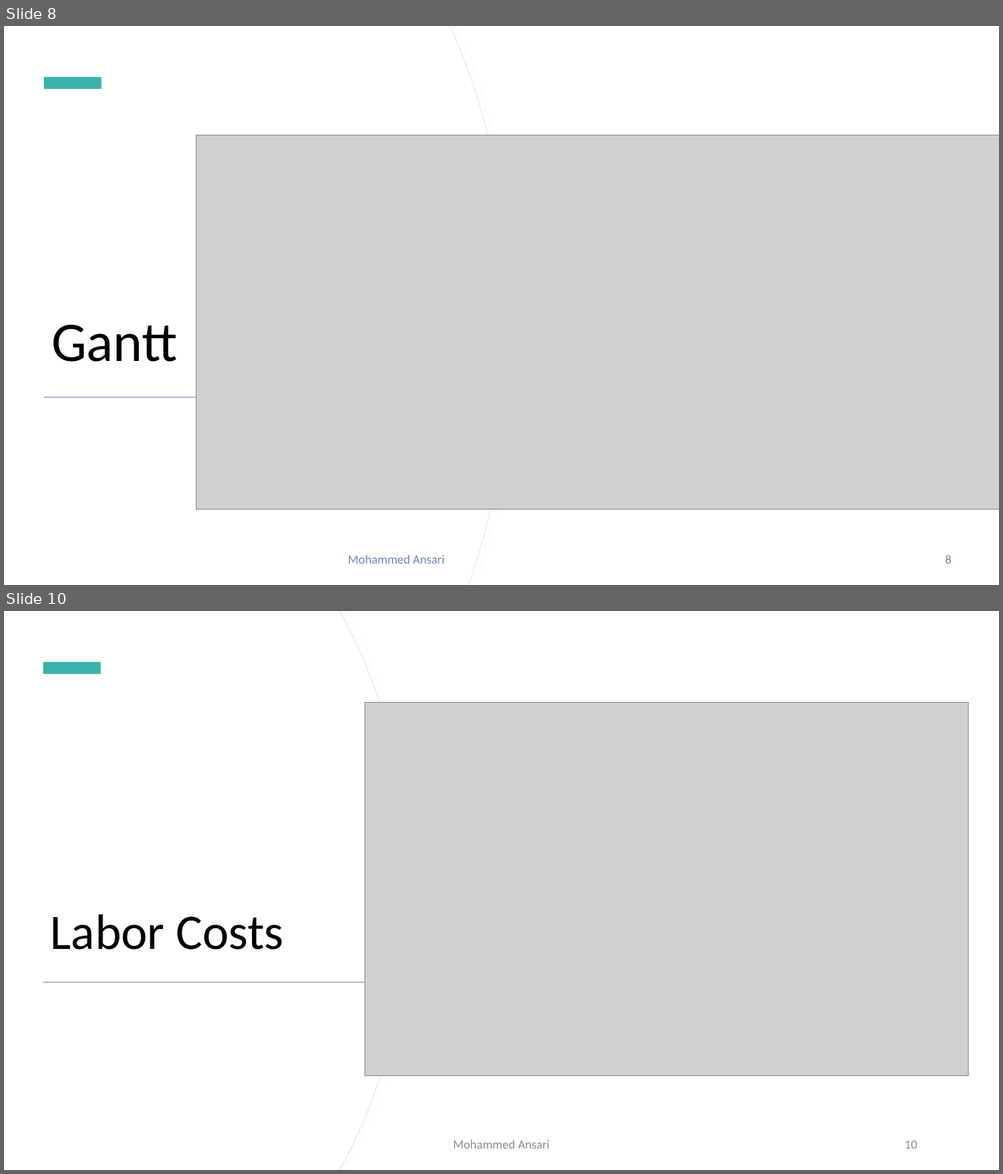
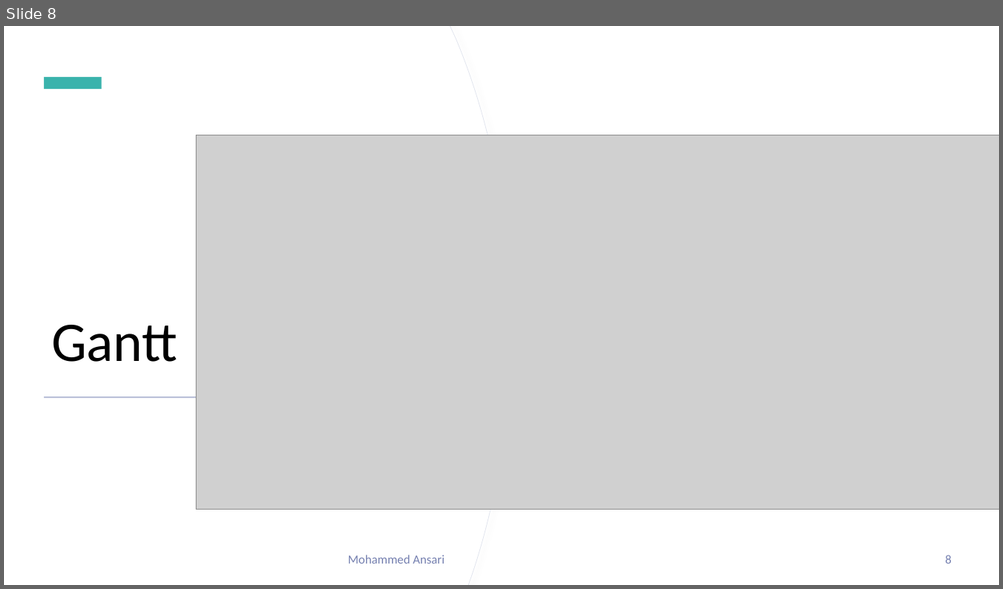
Before and after one commit to dirkt68/pl1-robotics, a slide deck: Presentations/Slides/Presentation_Feb_17.pptx. Shown one above the other, each under a label of ours: slides 8 and 10 before the commit, slide 8 after it; the slides between them are not shown. The pictures are 1003x1174 and 1003x589 pixels, drawn with LibreOffice and Linux fonts; fonts in the diff are those of the drawing; grey boxes stand for pictures. Boxes give left, top, right and bottom in pixels: in the first picture for what was removed or moved away, otherwise in the second. Text is boxed around its words. In the diff, an @@ line names an element or a change of style, - is before the commit and + after.

```diff
--- a/Presentations/Slides/Presentation_Feb_17.pptx
+++ b/Presentations/Slides/Presentation_Feb_17.pptx
@@ slide 10 removed at (4, 611, 999, 1170), background #FFFFFF; not listed: 2 template elements that a slide beside it also shows @@
@@ rectangle removed at (4, 611, 999, 1170) @@
@@ freeform shape removed at (4, 611, 408, 1170) @@
@@ freeform shape removed at (4, 611, 407, 1170) @@
@@ rectangle removed at (43, 662, 101, 674) @@
@@ picture removed at (364, 703, 968, 1076) @@
@@ title removed at (51, 914, 283, 950) @@
-Labor Costs
@@ rectangle removed at (43, 982, 372, 983) @@
@@ text removed at (453, 1140, 549, 1149) @@
-Mohammed Ansari
@@ page number removed at (905, 1141, 917, 1149) @@
-10
```
Also in this commit, not shown: 4 slides changed, 2 slides added, 3 other slides removed, 5 other files.
